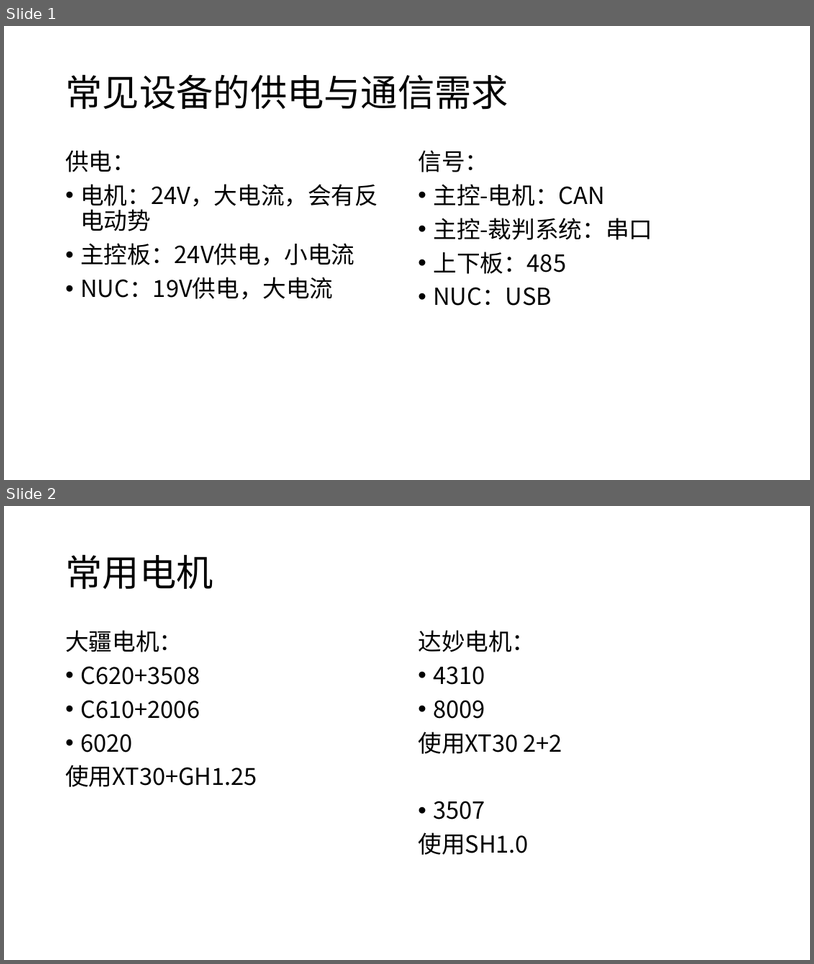
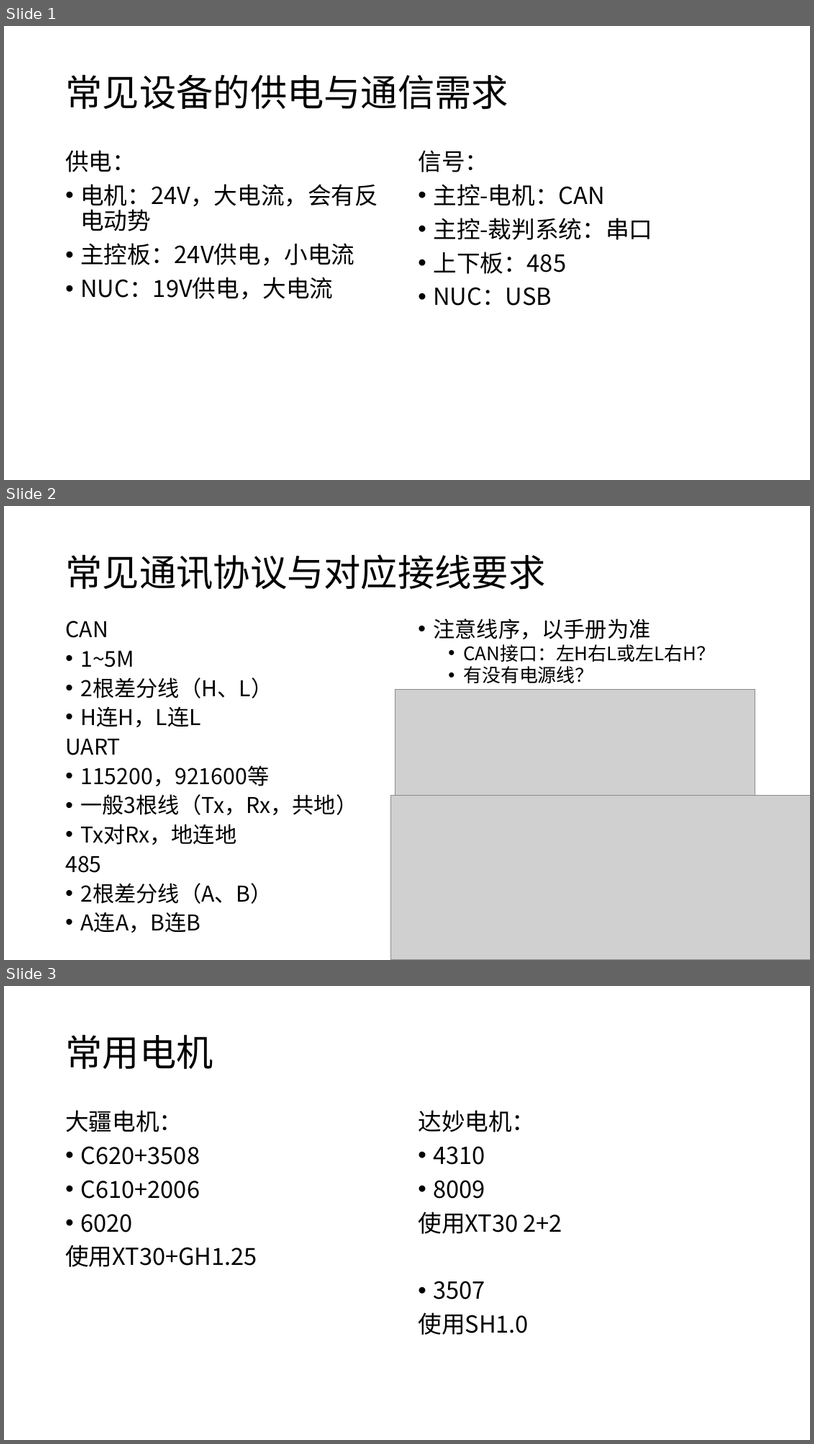
Before and after one commit to JLU-Robomaster-Embedded/embedded_tutorial, a slide deck: 1_布线.pptx. Shown one above the other, each under a label of ours: slides 1 and 2 before the commit, slides 1, 2 and 3 after it. The pictures are 814x964 and 814x1444 pixels, drawn with LibreOffice and Linux fonts; fonts in the diff are those of the drawing; grey boxes stand for pictures. Boxes give left, top, right and bottom in pixels: in the first picture for what was removed or moved away, otherwise in the second. Text is boxed around its words. In the diff, an @@ line names an element or a change of style, - is before the commit and + after.

Commit message:
modify wiring ppt

```diff
--- a/1_布线.pptx
+++ b/1_布线.pptx
@@ slide 2 added at box(4, 506, 810, 960), background #FFFFFF @@
@@ title added at box(65, 554, 545, 590), 44 pt, text #000000 @@
+常见通讯协议与对应接线要求
@@ text added at box(65, 620, 358, 932), 25.9 pt, text #000000 @@
+CAN
+• 1~5M
+• 2根差分线（H、L）
+• H连H，L连L
+UART
+• 115200，921600等
+• 一般3根线（Tx，Rx，共地）
+• Tx对Rx，地连地
+485
+• 2根差分线（A、B）
+• A连A，B连B
@@ text added at box(433, 618, 715, 683), 22.2 pt, text #000000 @@
+• 注意线序，以手册为准
+  • CAN接口：左H右L或左L右H？
+  • 有没有电源线？
@@ picture added at box(396, 690, 756, 795) @@
@@ picture added at box(391, 795, 810, 960) @@
@@ what was slide 2 is now slide 3 @@
```
